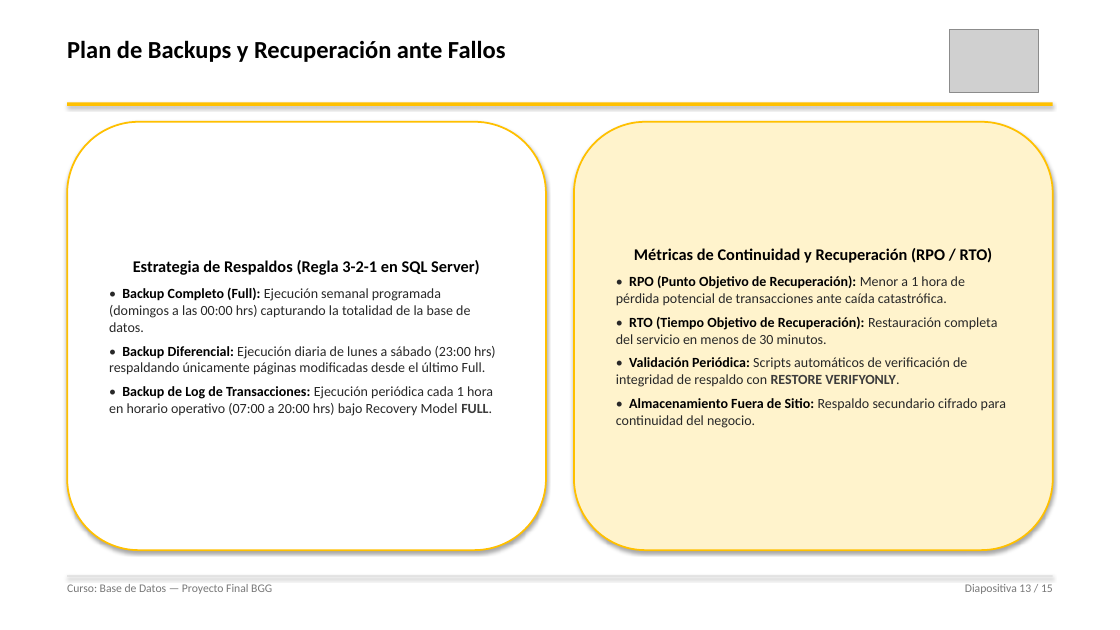
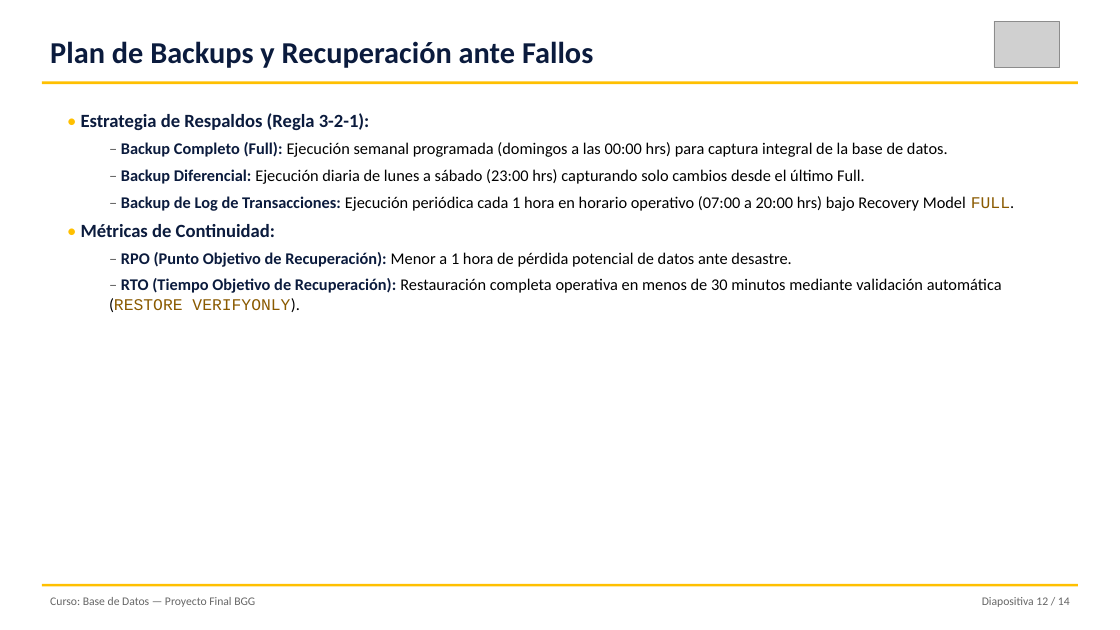
Before and after one commit to JoseEM26/base-de-datos-upn-ciclo-5, a slide deck: slide 12 of docs/proyecto-final/03-entregables/ppt-final/Presentacion_Proyecto_Final_BGG.pptx (slide 13 before the commit). Drawn at 1120x630 pixels with LibreOffice and Linux fonts; fonts in the diff are those of the drawing; grey boxes stand for pictures. Boxes give left, top, right and bottom in pixels: in the first picture for what was removed or moved away, otherwise in the second. Text is boxed around its words. In the diff, an @@ line names an element or a change of style, - is before the commit and + after.

```diff
--- a/docs/proyecto-final/03-entregables/ppt-final/Presentacion_Proyecto_Final_BGG.pptx
+++ b/docs/proyecto-final/03-entregables/ppt-final/Presentacion_Proyecto_Final_BGG.pptx
@@ text "Plan de Backups y Recuperación ...": place and size @@
-text "Plan de Backups y Recuperación ..." at [67, 40, 506, 62]
+text "Plan de Backups y Recuperación ..." at [50, 41, 593, 68]
@@ text "Plan de Backups y Recuperación ..." at [50, 41, 593, 68]: size 21 to 26 pt, text colour #000000 to #0B1B3D @@
@@ picture: place and size @@
-picture at [949, 29, 1038, 92]
+picture at [994, 21, 1060, 67]
@@ rectangle: place and size @@
-rectangle at [67, 103, 1053, 106]
+rectangle at [42, 82, 1078, 84]
@@ rectangle at [42, 82, 1078, 84]: shadow off @@
@@ text "• Estrategia de Respaldos (Regla ...": place and size @@
-text "• Estrategia de Respaldos (Regla ..." at [67, 122, 546, 550]
+text "• Estrategia de Respaldos (Regla ..." at [81, 113, 1014, 312]
@@ text "• Estrategia de Respaldos (Regla ..." at [81, 113, 1014, 312]: vertical alignment middle to top; fill #FFFFFF to none; outline #FFC000 1.5 pt to none; shadow off @@
@@ text at [81, 113, 1014, 312]: text changed; size 12 to 14 pt; text colour #282828 to #000000 @@
-Estrategia de Respaldos (Regla 3-2-1 en SQL Server)
-• Backup Completo (Full): Ejecución semanal programada (domingos a las 00:00 hrs) capturando la totalidad de la base de datos.
-• Backup Diferencial: Ejecución diaria de lunes a sábado (23:00 hrs) respaldando únicamente páginas modificadas desde el último Full.
-• Backup de Log de Transacciones: Ejecución periódica cada 1 hora en horario operativo (07:00 a 20:00 hrs) bajo Recovery Model FULL.
+• Estrategia de Respaldos (Regla 3-2-1):
+  – Backup Completo (Full): Ejecución semanal programada (domingos a las 00:00 hrs) para captura integral de la base de datos.
+  – Backup Diferencial: Ejecución diaria de lunes a sábado (23:00 hrs) capturando solo cambios desde el último Full.
+  – Backup de Log de Transacciones: Ejecución periódica cada 1 hora en horario operativo (07:00 a 20:00 hrs) bajo Recovery Model FULL.
+• Métricas de Continuidad:
+  – RPO (Punto Objetivo de Recuperación): Menor a 1 hora de pérdida potencial de datos ante desastre.
+  – RTO (Tiempo Objetivo de Recuperación): Restauración completa operativa en menos de 30 minutos mediante validación automática (RESTORE VERIFYONLY).
@@ rounded rectangle removed at [574, 122, 1053, 550] @@
-Métricas de Continuidad y Recuperación (RPO / RTO)
-• RPO (Punto Objetivo de Recuperación): Menor a 1 hora de pérdida potencial de transacciones ante caída catastrófica.
-• RTO (Tiempo Objetivo de Recuperación): Restauración completa del servicio en menos de 30 minutos.
-• Validación Periódica: Scripts automáticos de verificación de integridad de respaldo con RESTORE VERIFYONLY.
-• Almacenamiento Fuera de Sitio: Respaldo secundario cifrado para continuidad del negocio.
@@ text "Curso: Base de Datos — ...": place and size @@
-text "Curso: Base de Datos — ..." at [67, 584, 272, 594]
+text "Curso: Base de Datos — ..." at [50, 597, 255, 607]
@@ text "Curso: Base de Datos — ..." at [50, 597, 255, 607]: text colour #787878 to #666666 @@
@@ rectangle: place and size @@
-rectangle at [67, 576, 1053, 576]
+rectangle at [42, 584, 1078, 586]
@@ rectangle at [42, 584, 1078, 586]: fill #DCDCDC to #FFC000; shadow off @@
@@ text at [982, 597, 1070, 607]: text changed; text colour #787878 to #666666 @@
-Diapositiva 13 / 15
+Diapositiva 12 / 14
```
Also in this commit, not shown: 6 other slides changed, 7 slides added, 8 slides removed, 10 other files.
